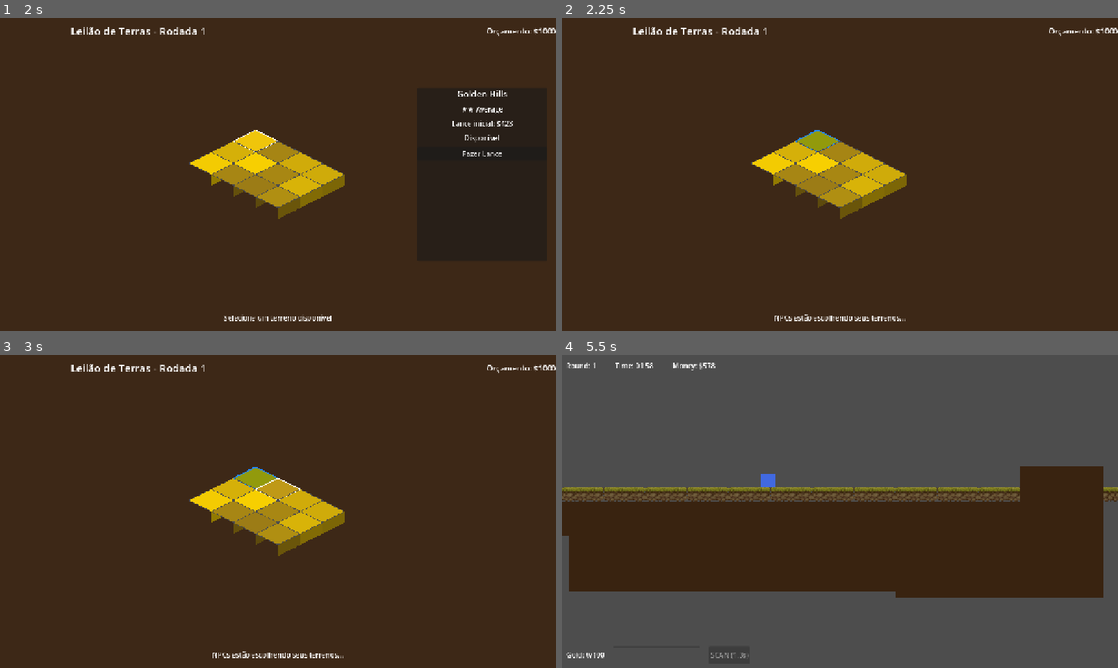
Above: before the commit, frames 1-4 (two rows, left to right).
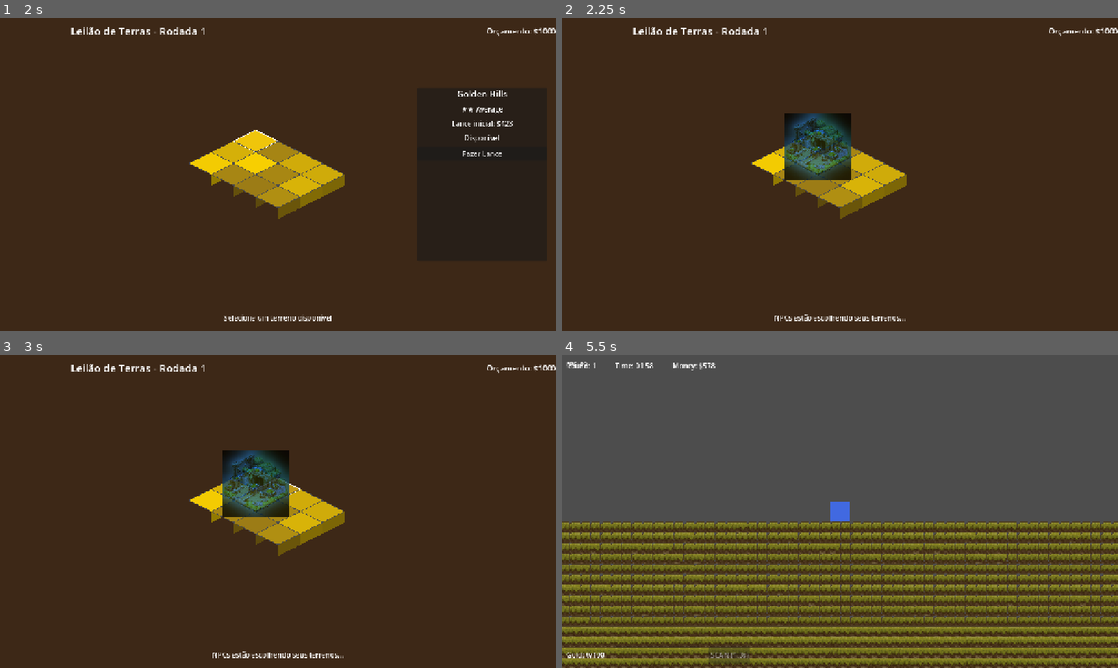
Above: after the commit, the same moments.

Repository: Leonzuka/GoldRush
Game: Godot game, scene res://scenes/main/main_menu.tscn
The game is run twice, just before and just after one commit, with the same random seed, the same clock (stepped at 60 frames per second) and the same inputs.
Inputs (mouse positions are in pixels of both pictures, inside the frame that each line leads up to):
- Up to frame 1 (2 s): click "New Game" at 0.5 s; tap Enter at 1.25 s; move the mouse to (255, 140) at 1.27 s; press the mouse at (255, 140) at 1.28 s; hold D (move_right) from 1.28 s (still down); tap W (move_up) at 1.52 s; tap Space (scan) at 1.55 s
- Up to frame 2 (2.25 s): release D (move_right) at 2 s; release the mouse at (817, 140) at 2 s; click "Fazer Lance" at 2 s
- Up to frame 3 (3 s): tap Space (scan) at 2.75, 2.85 s; move the mouse to (278, 489) at 2.77 s; hold D (move_right) from 2.78 s (still down)
- Up to frame 4 (5.5 s): tap W (move_up) at 3.02, 4.52, 5.27 s; click (840, 489) at 3.05 s; tap Enter at 3.5 s; move the mouse to (862, 498) at 3.52 s; release D (move_right) at 3.53 s; press the mouse at (862, 498) at 3.53 s; hold A (move_left) 3.53-4.28 s; tap Space (scan) at 3.8, 4.35, 5.3 s; move the mouse to (812, 574) at 4.27 s; release the mouse at (812, 574) at 4.28 s; hold D (move_right) from 4.28 s (still down); click (812, 574) at 4.55 s; move the mouse to (1006, 558) at 5.02 s; press the mouse at (1006, 558) at 5.03 s

Frame 1 is identical in both runs. In frame 2, 2.6% of the frame differs, in the area x 40-52%, y 30-52%; in frame 3, 2.6%; in frame 4, 51%, in the area x 0-100%, y 2-100%.

Commit message:
feat: Add TODO list, integrate Gold Mine sprite, and enhance mining session management

Diff:
--- a/scenes/mining/mining_scene.tscn
+++ b/scenes/mining/mining_scene.tscn
@@ -13,6 +13,7 @@
 
 [node name="Camera2D" type="Camera2D" parent="."]
 position = Vector2(640, 360)
+enabled = false
 
 [node name="Terrain" parent="." instance=ExtResource("2_terrain")]
 
--- a/scenes/mining/player.tscn
+++ b/scenes/mining/player.tscn
@@ -27,3 +27,7 @@
 
 [node name="ScannerComponent" type="Node" parent="." groups=["scanner"]]
 script = ExtResource("3_scanner")
+
+[node name="Camera2D" type="Camera2D" parent="."]
+enabled = true
+zoom = Vector2(1.5, 1.5)
--- a/scripts/autoload/game_manager.gd
+++ b/scripts/autoload/game_manager.gd
@@ -71,8 +71,15 @@
 func start_mining_session(plot: Resource) -> void:
 	current_plot = plot
 	current_state = GameState.MINING
+	print("[GameManager] Starting mining session with plot: %s" % plot.plot_name)
+	get_tree().change_scene_to_file("res://scenes/mining/mining_scene.tscn")
+
+	# Wait for scene to load and all nodes to be ready
+	await get_tree().process_frame
+	await get_tree().process_frame
+	await get_tree().process_frame  # Extra frame for safety
+	print("[GameManager] Scene loaded, emitting mining_started signal")
 	EventBus.mining_started.emit(plot)
-	get_tree().change_scene_to_file("res://scenes/mining/mining_scene.tscn")
 
 ## Transition to round end summary
 func show_round_end(stats: Dictionary) -> void:
--- a/scripts/player/player_controller.gd
+++ b/scripts/player/player_controller.gd
@@ -8,6 +8,14 @@
 
 @export var speed: float = Config.PLAYER_SPEED
 @export var gravity: float = Config.PLAYER_GRAVITY
+
+# ============================================================================
+# INITIALIZATION
+# ============================================================================
+
+func _ready() -> void:
+	add_to_group("player")
+	print("[Player] Ready at position: %s" % global_position)
 
 # ============================================================================
 # MOVEMENT
--- a/scripts/player/scanner_component.gd
+++ b/scripts/player/scanner_component.gd
@@ -24,11 +24,15 @@
 var is_ready_to_scan: bool = true
 var cooldown_timer: Timer
 
+# Debug state
+var f3_was_pressed: bool = false
+
 # ============================================================================
 # INITIALIZATION
 # ============================================================================
 
 func _ready() -> void:
+	add_to_group("scanner")
 	player = get_parent() as CharacterBody2D
 
 	# Find TerrainManager
@@ -49,6 +53,13 @@
 	# Scan input (Spacebar)
 	if Input.is_action_just_pressed("scan"):
 		perform_scan()
+
+	# Debug: Reveal all gold (F3)
+	var f3_pressed = Input.is_physical_key_pressed(KEY_F3)
+	if f3_pressed and not f3_was_pressed:
+		print("[Scanner] F3 pressed - revealing all gold")
+		EventBus.debug_reveal_gold.emit()
+	f3_was_pressed = f3_pressed
 
 func perform_scan() -> Array:
 	if not is_ready_to_scan or not terrain_manager or not player:
--- a/scripts/systems/mining_session.gd
+++ b/scripts/systems/mining_session.gd
@@ -18,24 +18,30 @@
 var gold_collected: int = 0
 var is_active: bool = false
 
+# Reference to terrain manager
+var terrain_manager: TerrainManager = null
+
 # ============================================================================
 # INITIALIZATION
 # ============================================================================
 
 func _ready() -> void:
+	print("[MiningSession] _ready() called")
 	EventBus.gold_collected.connect(_on_gold_collected)
 	EventBus.mining_started.connect(_on_mining_started)
-	start_session()
+	print("[MiningSession] Connected to signals, waiting for mining_started event")
 
 # ============================================================================
 # SESSION MANAGEMENT
 # ============================================================================
 
 func start_session() -> void:
+	print("[MiningSession] start_session() called")
 	elapsed_time = 0.0
 	gold_collected = 0
 	is_active = true
 	EventBus.resource_storage_changed.emit(0, storage_capacity)
+	print("[MiningSession] Session started - timer active")
 
 func _process(delta: float) -> void:
 	if not is_active:
@@ -85,4 +91,40 @@
 		end_session("Storage full")
 
 func _on_mining_started(plot_data: Resource) -> void:
+	print("[MiningSession] Mining started with plot: %s (seed=%d, richness=%.2f)" % [plot_data.plot_name, plot_data.terrain_seed, plot_data.gold_richness])
+
+	# Find TerrainManager (it's in the same scene as us)
+	if not terrain_manager:
+		terrain_manager = get_tree().get_first_node_in_group("terrain")
+		if terrain_manager:
+			print("[MiningSession] Found TerrainManager: %s" % terrain_manager.name)
+		else:
+			# Try waiting a frame and search again
+			await get_tree().process_frame
+			terrain_manager = get_tree().get_first_node_in_group("terrain")
+			if terrain_manager:
+				print("[MiningSession] Found TerrainManager after delay: %s" % terrain_manager.name)
+
+	# Generate terrain using plot data
+	if terrain_manager:
+		terrain_manager.generate_terrain(plot_data.terrain_seed, plot_data.gold_richness)
+	else:
+		push_error("[MiningSession] Cannot generate terrain - TerrainManager not found!")
+		print("[MiningSession] Nodes in scene: %s" % get_tree().get_nodes_in_group("terrain"))
+
+	# Position player at surface level
+	_position_player_at_surface()
+
 	start_session()
+
+## Position player at the top of the terrain
+func _position_player_at_surface() -> void:
+	var player = get_tree().get_first_node_in_group("player")
+	if player:
+		# Spawn player at top-center of terrain, slightly above first row
+		var spawn_x = Config.TERRAIN_WIDTH * Config.TILE_SIZE / 2.0  # Center horizontally
+		var spawn_y = -Config.TILE_SIZE * 2  # 2 tiles above the top
+		player.global_position = Vector2(spawn_x, spawn_y)
+		print("[MiningSession] Player positioned at (%d, %d)" % [spawn_x, spawn_y])
+	else:
+		push_warning("[MiningSession] Player not found in scene")
--- a/scripts/systems/terrain_manager.gd
+++ b/scripts/systems/terrain_manager.gd
@@ -26,10 +26,11 @@
 var gold_deposits: Dictionary = {}
 
 ## Tile IDs (matches tileset configuration)
+## Using atlas coordinates (x, y) for tiles WITH collision shapes
 const TILE_EMPTY: int = -1
-const TILE_DIRT: int = 0
-const TILE_STONE: int = 1
-const TILE_BEDROCK: int = 2
+const TILE_DIRT_ATLAS: Vector2i = Vector2i(0, 24)     # Dirt tile with collision
+const TILE_STONE_ATLAS: Vector2i = Vector2i(1, 24)    # Stone tile with collision
+const TILE_BEDROCK_ATLAS: Vector2i = Vector2i(2, 24)  # Bedrock tile with collision
 
 # ============================================================================
 # GENERATION
@@ -60,21 +61,25 @@
 	for y in range(terrain_height):
 		for x in range(terrain_width):
 			var depth_factor: float = float(y) / terrain_height
-			var tile_id: int
+			var tile_atlas: Vector2i
 
 			# Stratified layers based on depth
 			if depth_factor < 0.2:
-				tile_id = TILE_DIRT
+				tile_atlas = TILE_DIRT_ATLAS
 			elif depth_factor < 0.85:
-				tile_id = TILE_STONE
+				tile_atlas = TILE_STONE_ATLAS
 			else:
-				tile_id = TILE_BEDROCK
+				tile_atlas = TILE_BEDROCK_ATLAS
 
 			# Add some noise for variation
 			if randf() < 0.1:
-				tile_id = min(tile_id + 1, TILE_BEDROCK)
-
-			tilemap.set_cell(0, Vector2i(x, y), 0, Vector2i(tile_id, 0))
+				# Slightly vary the tile (shift to next column in atlas)
+				if tile_atlas == TILE_DIRT_ATLAS:
+					tile_atlas = TILE_STONE_ATLAS
+				elif tile_atlas == TILE_STONE_ATLAS:
+					tile_atlas = TILE_BEDROCK_ATLAS
+
+			tilemap.set_cell(0, Vector2i(x, y), 0, tile_atlas)
 
 ## Generate clustered gold deposits
 func _generate_gold_deposits(count: int) -> void:
@@ -119,10 +124,15 @@
 ## @param tile_pos: Grid position (Vector2i)
 ## @return Dictionary: {success: bool, has_gold: bool, gold_amount: int}
 func dig_tile(tile_pos: Vector2i) -> Dictionary:
-	var tile_id: int = tilemap.get_cell_source_id(0, tile_pos)
-
-	# Check if tile is diggable
-	if tile_id == TILE_EMPTY or tile_id == TILE_BEDROCK:
+	var tile_source: int = tilemap.get_cell_source_id(0, tile_pos)
+	var tile_atlas: Vector2i = tilemap.get_cell_atlas_coords(0, tile_pos)
+
+	# Check if tile exists and is diggable
+	if tile_source == TILE_EMPTY:
+		return {success = false, has_gold = false, gold_amount = 0}
+
+	# Bedrock is not diggable (but this shouldn't happen often as it's deep)
+	if tile_atlas == TILE_BEDROCK_ATLAS:
 		return {success = false, has_gold = false, gold_amount = 0}
 
 	# Remove tile
@@ -163,6 +173,8 @@
 # ============================================================================
 
 func _ready() -> void:
+	add_to_group("terrain")
+	print("[TerrainManager] Ready! Added to 'terrain' group")
 	EventBus.debug_mode_changed.connect(_on_debug_mode_changed)
 	EventBus.debug_reveal_gold.connect(_reveal_all_gold)
 
@@ -173,9 +185,17 @@
 	queue_redraw()
 
 func _reveal_all_gold() -> void:
+	var all_positions: Array[Vector2i] = []
 	for pos in gold_deposits.keys():
 		gold_deposits[pos].revealed = true
+		all_positions.append(pos)
+
+	# Emit signal and highlight tiles (same as scanner)
+	EventBus.gold_detected.emit(all_positions)
+	highlight_gold_tiles(all_positions)
+
 	queue_redraw()
+	print("[Debug] Revealed all %d gold deposits" % all_positions.size())
 
 func _draw() -> void:
 	if not debug_mode:
--- a/scripts/ui/hud_controller.gd
+++ b/scripts/ui/hud_controller.gd
@@ -13,6 +13,9 @@
 @onready var storage_bar: ProgressBar = $BottomBar/StorageBar
 @onready var scan_button: Button = $BottomBar/ScanButton
 
+# FPS counter (created programmatically)
+var fps_label: Label
+
 # ============================================================================
 # INITIALIZATION
 # ============================================================================
@@ -22,9 +25,28 @@
 	EventBus.resource_storage_changed.connect(_on_storage_changed)
 	EventBus.money_changed.connect(_on_money_changed)
 
+	# Create FPS counter
+	_create_fps_counter()
+
+	# Setup tooltips
+	_setup_tooltips()
+
 	# Initialize display
 	update_round_display()
 	update_money_display()
+
+## Setup tooltips for UI elements
+func _setup_tooltips() -> void:
+	scan_button.tooltip_text = "Detectar ouro próximo (Pressione SPACE)\nCooldown: 3 segundos"
+	storage_bar.tooltip_text = "Capacidade de armazenamento de ouro\nRetorne ao caminhão quando estiver cheio"
+
+## Create FPS counter label programmatically
+func _create_fps_counter() -> void:
+	fps_label = Label.new()
+	fps_label.name = "FPSLabel"
+	fps_label.position = Vector2(10, 10)
+	fps_label.add_theme_font_size_override("font_size", 14)
+	add_child(fps_label)
 
 # ============================================================================
 # UPDATES
@@ -37,8 +59,9 @@
 	money_label.text = "Money: $%d" % GameManager.player_money
 
 func _on_time_updated(time_remaining: float) -> void:
-	var minutes: int = int(time_remaining) / 60
-	var seconds: int = int(time_remaining) % 60
+	var total_seconds: int = int(time_remaining)
+	var minutes: int = total_seconds / 60
+	var seconds: int = total_seconds % 60
 	time_label.text = "Time: %02d:%02d" % [minutes, seconds]
 
 func _on_storage_changed(current: int, max_capacity: int) -> void:
@@ -54,6 +77,10 @@
 # ============================================================================
 
 func _process(_delta: float) -> void:
+	# Update FPS counter
+	if fps_label:
+		fps_label.text = "FPS: %d" % Engine.get_frames_per_second()
+
 	# Update scan button cooldown display
 	var scanner: Node = get_tree().get_first_node_in_group("scanner")
 	if scanner and scanner.has_method("get_cooldown_remaining"):
--- a/scripts/ui/plot_tile.gd
+++ b/scripts/ui/plot_tile.gd
@@ -59,6 +59,9 @@
 	# Setup immediately - no deferred calls
 	_setup_geometry()
 	_setup_input()
+
+	# Load Gold Mine sprite (now using .jpeg extension)
+	_setup_mine_sprite()
 
 	if plot_data:
 		update_visual_state()
@@ -90,6 +93,35 @@
 		else:
 			print("[PlotTile] Mouse exited " + plot_data.plot_name)
 		update_visual_state()
+
+## Setup Gold Mine sprite to fill the isometric tile
+func _setup_mine_sprite() -> void:
+	var sprite_path = "res://assets/sprites/Gold_Mine.jpeg"
+	var texture = load(sprite_path)
+
+	if texture:
+		owner_flag.texture = texture
+
+		# Calculate scale to fill the isometric diamond
+		# Tile is 128x64 diamond, we want sprite to fill it
+		var tile_width = Config.ISO_TILE_WIDTH  # 128
+		var tile_height = Config.ISO_TILE_HEIGHT  # 64
+
+		# Get texture size
+		var tex_size = texture.get_size()
+
+		# Scale to fill the entire tile rectangle
+		# Multiply by 1.2 to make sprite fit nicely within the isometric space
+		var full_size = (tile_width + Config.ISO_TILE_DEPTH) * 1.2  # 160 * 1.2 = 192
+		var scale_factor = full_size / max(tex_size.x, tex_size.y)
+
+		owner_flag.scale = Vector2(scale_factor, scale_factor)
+		owner_flag.position = Vector2(0, Config.ISO_TILE_DEPTH / 2)  # Offset down to cover depth
+		owner_flag.visible = false  # Hidden until owned
+
+		print("[PlotTile] Gold Mine sprite loaded: scale=%.2f" % scale_factor)
+	else:
+		push_error("[PlotTile] Failed to load Gold_Mine.jpeg")
 
 ## Creates isometric diamond geometry for the tile
 func _setup_geometry() -> void:
@@ -174,13 +206,15 @@
 			modulate = Color(0.6, 0.6, 0.7)
 			border_line.width = 2.0
 			border_line.default_color = Color(0.8, 0.3, 0.3)  # Red
-			owner_flag.visible = true  # Will be sprite in future
+			owner_flag.visible = true
+			owner_flag.modulate = Color(0.8, 0.3, 0.3, 0.8)  # Red tint for NPC
 
 		PlotData.OwnerType.PLAYER:
 			modulate = Color(0.7, 0.9, 1.2)
 			border_line.width = 3.0
 			border_line.default_color = Color(0.2, 0.6, 1.0)  # Blue
-			owner_flag.visible = false
+			owner_flag.visible = true
+			owner_flag.modulate = Color(0.2, 0.6, 1.0, 0.8)  # Blue tint for player
 
 func _on_area_input_event(_viewport, event, _shape_idx):
 	print("[PlotTile] Input event: %s" % event)
Binary file added: assets/sprites/Gold_Mine.jpeg
Not shown, added: assets/sprites/Gold_Mine.jpeg.import
Not shown, added: TODO.md
